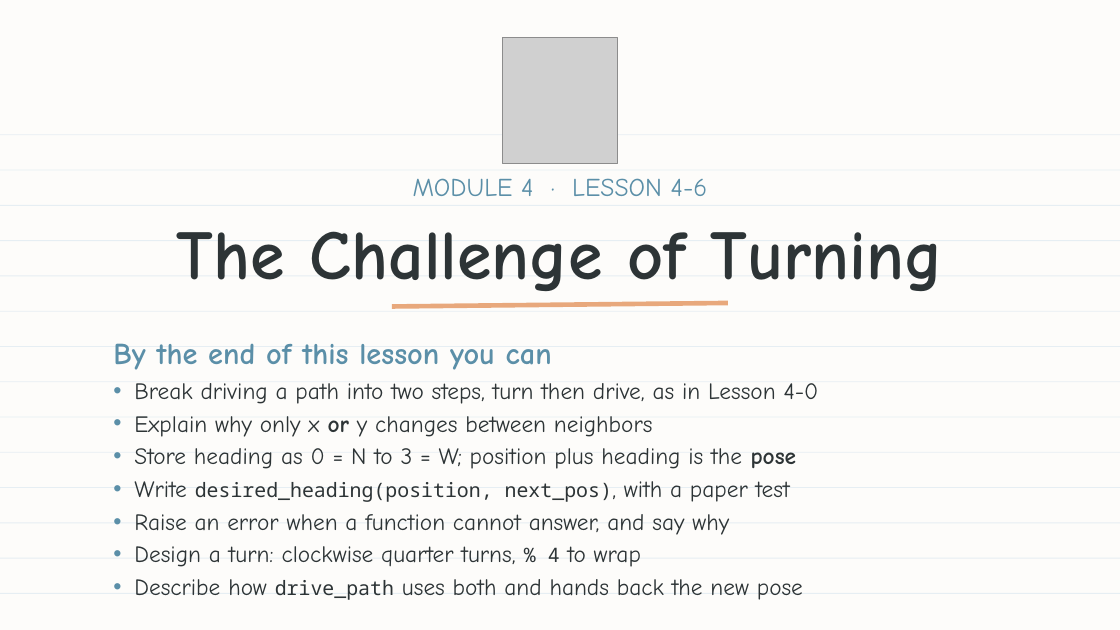
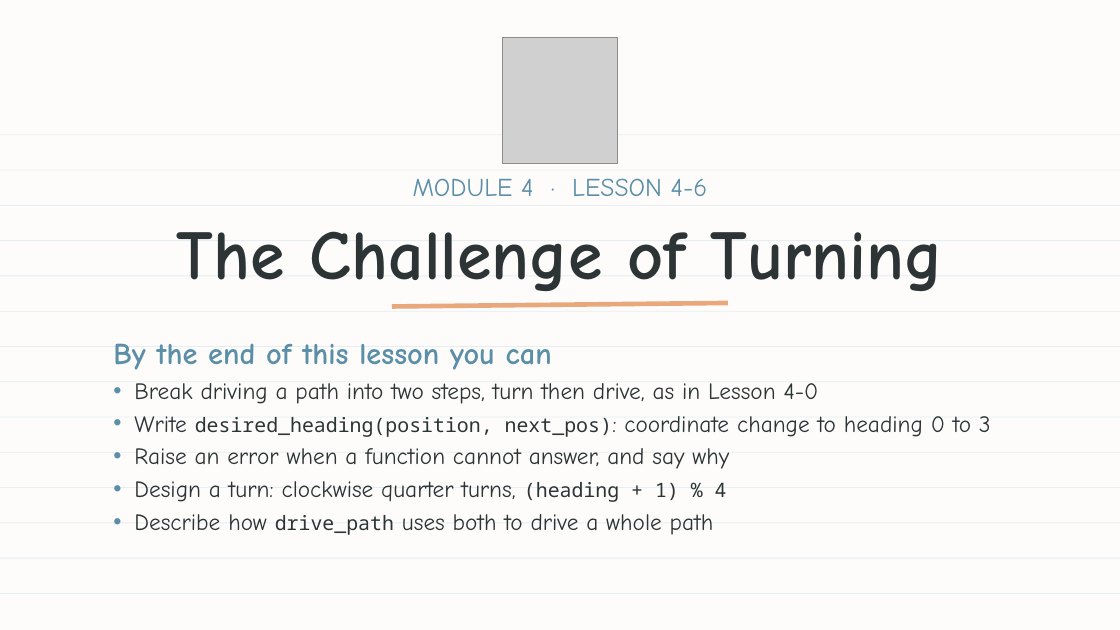
Before and after one commit to bradamiller/LearningPython, a slide deck: slide 1 of static/slides/module-04-manhattan/module-4-lesson-06-the-challenge-of-turning.pptx. Drawn at 1120x630 pixels with LibreOffice and Linux fonts; fonts in the diff are those of the drawing; grey boxes stand for pictures. Boxes give left, top, right and bottom in pixels: in the first picture for what was removed or moved away, otherwise in the second. Text is boxed around its words. In the diff, an @@ line names an element or a change of style, - is before the commit and + after.

```diff
--- a/static/slides/module-04-manhattan/module-4-lesson-06-the-challenge-of-turning.pptx
+++ b/static/slides/module-04-manhattan/module-4-lesson-06-the-challenge-of-turning.pptx
@@ text at [134,416,991,437]: text changed @@
-• Explain why only x or y changes between neighbors
-• Store heading as 0 = N to 3 = W; position plus heading is the pose
-• Write desired_heading(position, next_pos), with a paper test
+• Write desired_heading(position, next_pos): coordinate change to heading 0 to 3
@@ text at [134,481,727,535]: text changed @@
-• Design a turn: clockwise quarter turns, % 4 to wrap
-• Describe how drive_path uses both and hands back the new pose
+• Design a turn: clockwise quarter turns, (heading + 1) % 4
+• Describe how drive_path uses both to drive a whole path
```
Also in this commit, not shown: 2 other slides changed, 5 slides removed, 10 other files.
